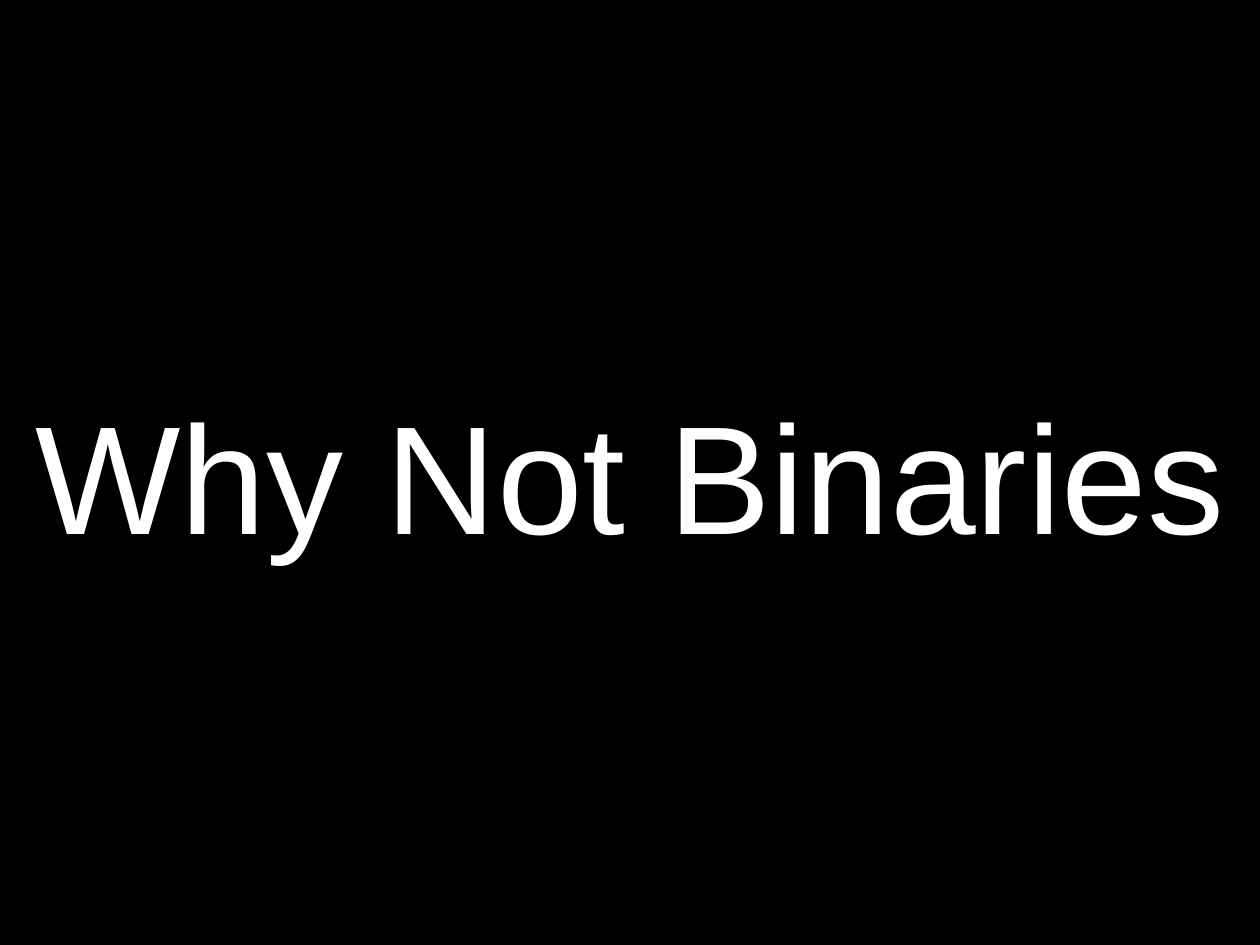
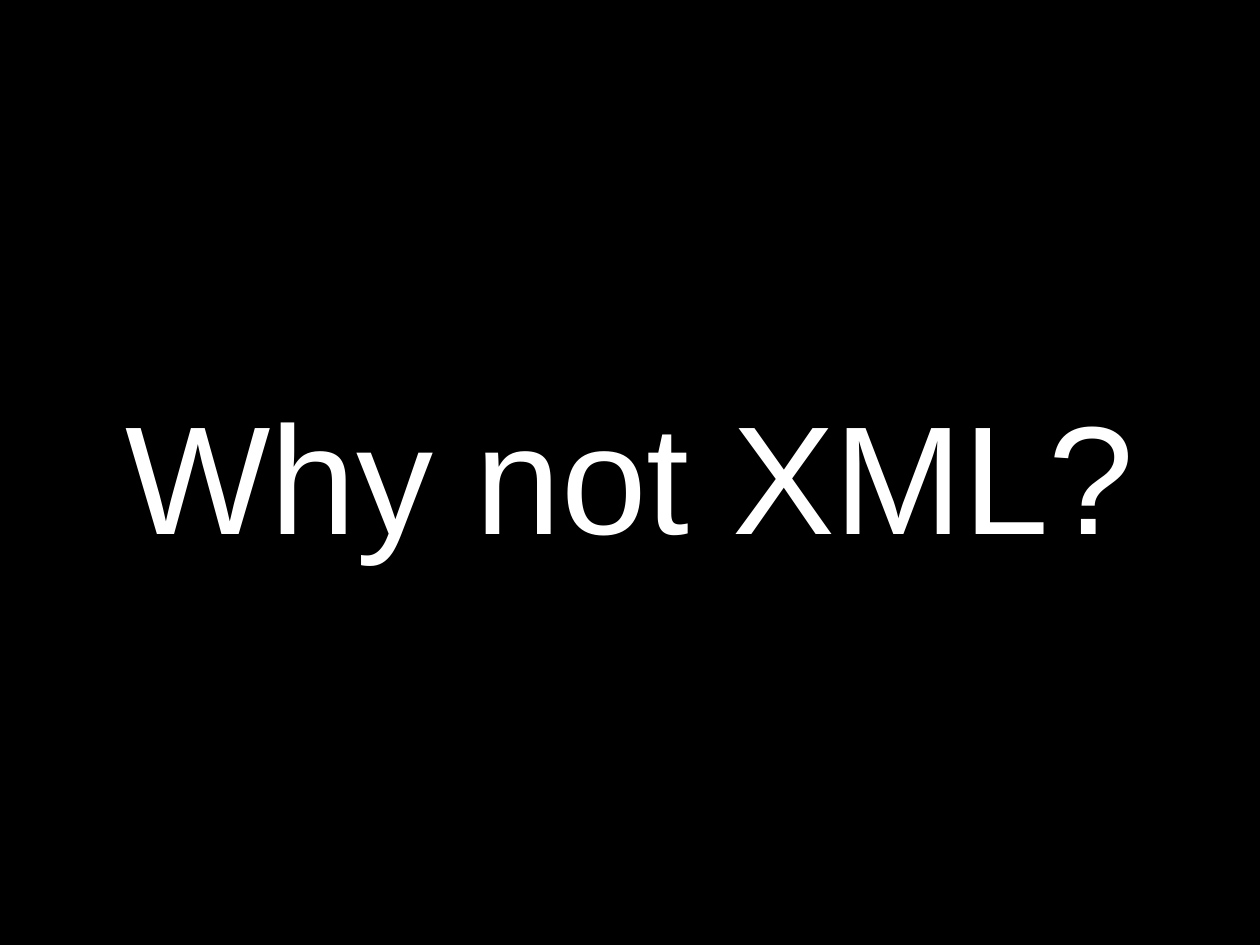
Before and after one commit to craignicol/scotaltdotnet, a slide deck: slide 21 of seattle/HORN Pres.ppt (slide 22 before the commit). Drawn at 1260x945 pixels with LibreOffice and Linux fonts; fonts in the diff are those of the drawing; grey boxes stand for pictures. Boxes give left, top, right and bottom in pixels: in the first picture for what was removed or moved away, otherwise in the second. Text is boxed around its words. In the diff, an @@ line names an element or a change of style, - is before the commit and + after.

Commit message:
Presentation update

```diff
--- a/seattle/HORN Pres.ppt
+++ b/seattle/HORN Pres.ppt
@@ title at (125, 422, 1134, 562): text changed @@
-Why Not Binaries
+Why not XML?
```
Also in this commit, not shown: 12 slides added, 2 slides removed.
